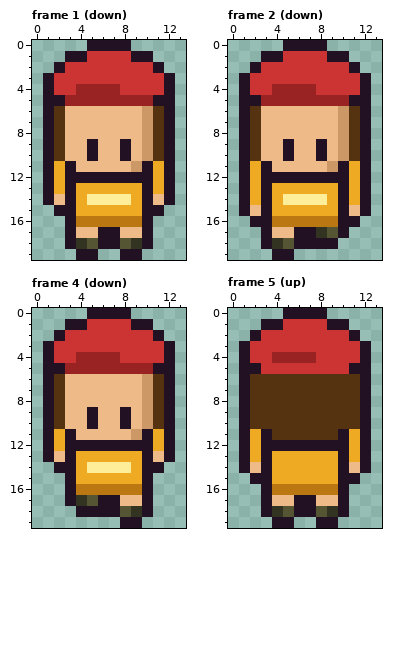
Edited in one commit: pixel-art file (games/picomon/art/trainer.aseprite). That is the earlier state.
14x20 pixels, 8 frames. Shown: frame 1 (down), frame 2 (down), frame 4 (down), frame 5 (up). The commit also changed other frames, which this record leaves out.
Now the later version:
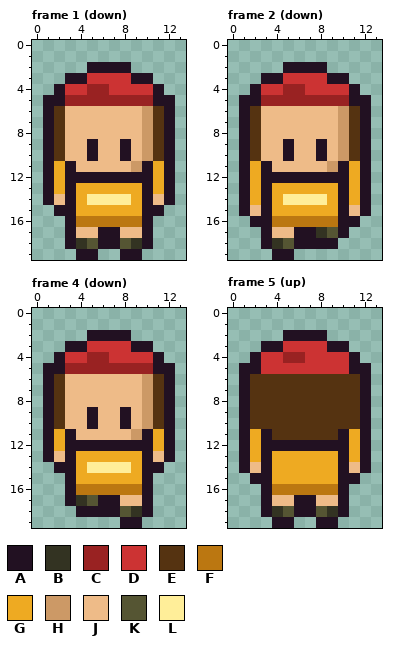
Palette (. is transparent): A #221122  B #333322  C #992222  D #cc3333  E #553311  F #bb7711  G #eeaa22  H #cc9966  J #eebb88  K #555533  L #ffee99
From old to new:
--- frame 1 (down), layers "outline", "shade", "fill"
@@ x 0..13 @@
- 0 .....AAAA.....
- 1 ...AADDDDAA...
- 2 ..ADDDDDDDDA..
- 3 .ADDDDDDDDDDA.
- 4 .ADDCCCCDDDDA.
+ 0 ..............
+ 1 ..............
+ 2 .....AAAA.....
+ 3 ...AADDDDAA...
+ 4 ..ADDCCDDDDA..
  5 .AACCCCCCCCAA.
--- frame 2 (down), layers "outline", "shade", "fill": the same change as frame 1 (down)
--- frame 4 (down), layers "outline", "shade", "fill": the same change as frame 1 (down)
--- frame 5 (up), layers "outline", "shade", "fill"
@@ x 0..13 @@
- 0 .....AAAA.....
- 1 ...AADDDDAA...
- 2 ..ADDDDDDDDA..
- 3 .ADDDDDDDDDDA.
- 4 .ADDCCCCDDDDA.
+ 0 ..............
+ 1 ..............
+ 2 .....AAAA.....
+ 3 ...AADDDDAA...
+ 4 ..ADDCCDDDDA..
  5 .AADDDDDDDDAA.
Pixel boxes of the changes (left, top, right, bottom) in both pictures:
changed: (43, 40, 175, 95)
changed: (239, 40, 371, 95)
changed: (43, 308, 175, 363)
changed: (239, 308, 371, 363)
